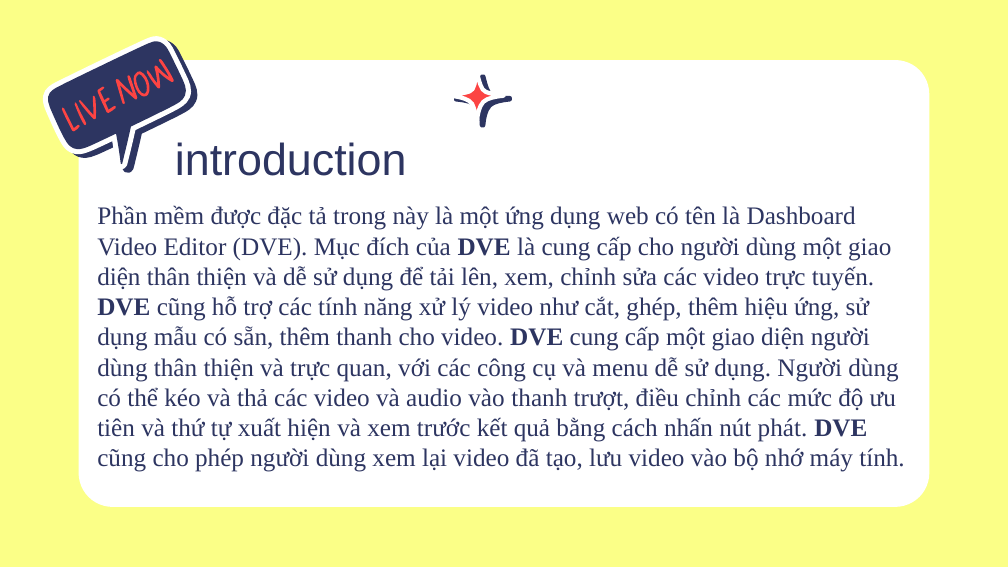
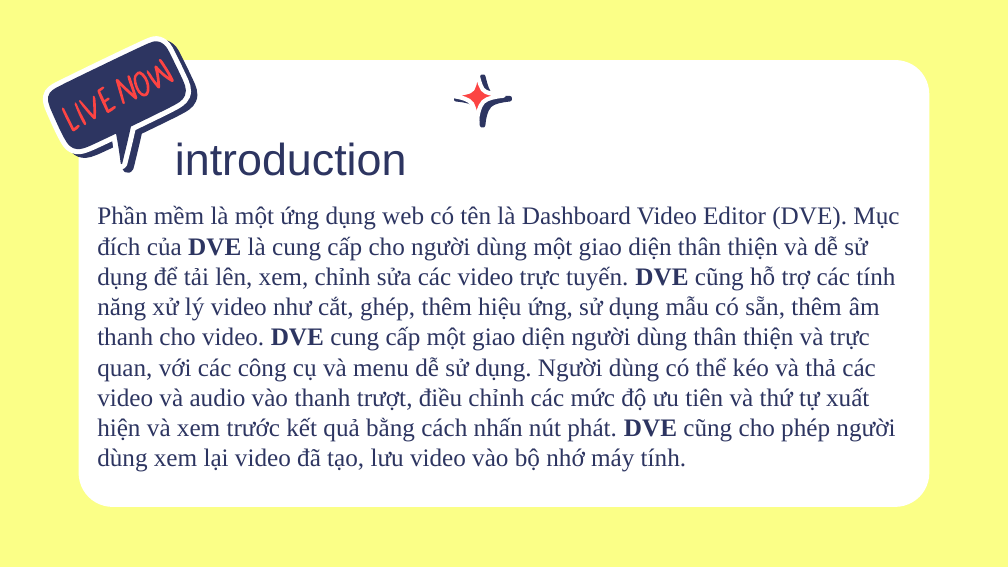
Before and after one commit to Ducdicodedao/Video-Editor, a slide deck: slide 4 of report/Video Editor.pptx. Drawn at 1008x567 pixels with LibreOffice and Linux fonts; fonts in the diff are those of the drawing. Boxes give left, top, right and bottom in pixels: in the first picture for what was removed or moved away, otherwise in the second. Text is boxed around its words. In the diff, an @@ line names an element or a change of style, - is before the commit and + after.

```diff
--- a/report/Video Editor.pptx
+++ b/report/Video Editor.pptx
@@ subtitle at bbox=[97, 205, 899, 472]: text changed @@
-Phần mềm được đặc tả trong này là một ứng dụng web có tên là Dashboard Video Editor (DVE). Mục đích của DVE là cung cấp cho người dùng một giao diện thân thiện và dễ sử dụng để tải lên, xem, chỉnh sửa các video trực tuyến. DVE cũng hỗ trợ các tính năng xử lý video như cắt, ghép, thêm hiệu ứng, sử dụng mẫu có sẵn, thêm thanh cho video. DVE cung cấp một giao diện người dùng thân thiện và trực quan, với các công cụ và menu dễ sử dụng. Người dùng có thể kéo và thả các video và audio vào thanh trượt, điều chỉnh các mức độ ưu tiên và thứ tự xuất hiện và xem trước kết quả bằng cách nhấn nút phát. DVE cũng cho phép người dùng xem lại video đã tạo, lưu video vào bộ nhớ máy tính.
+Phần mềm là một ứng dụng web có tên là Dashboard Video Editor (DVE). Mục đích của DVE là cung cấp cho người dùng một giao diện thân thiện và dễ sử dụng để tải lên, xem, chỉnh sửa các video trực tuyến. DVE cũng hỗ trợ các tính năng xử lý video như cắt, ghép, thêm hiệu ứng, sử dụng mẫu có sẵn, thêm âm thanh cho video. DVE cung cấp một giao diện người dùng thân thiện và trực quan, với các công cụ và menu dễ sử dụng. Người dùng có thể kéo và thả các video và audio vào thanh trượt, điều chỉnh các mức độ ưu tiên và thứ tự xuất hiện và xem trước kết quả bằng cách nhấn nút phát. DVE cũng cho phép người dùng xem lại video đã tạo, lưu video vào bộ nhớ máy tính.
```
Also in this commit, not shown: 2 other files.
